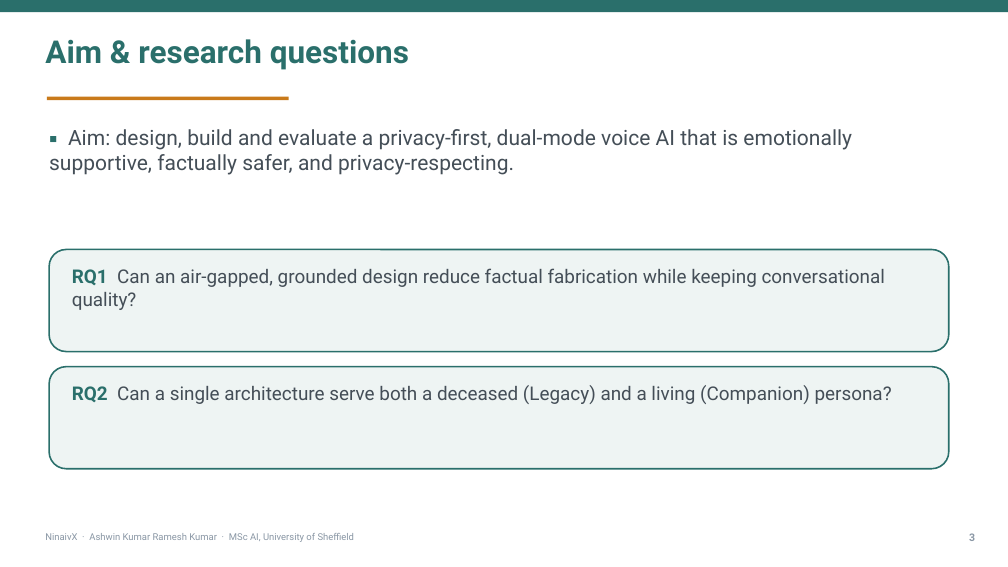
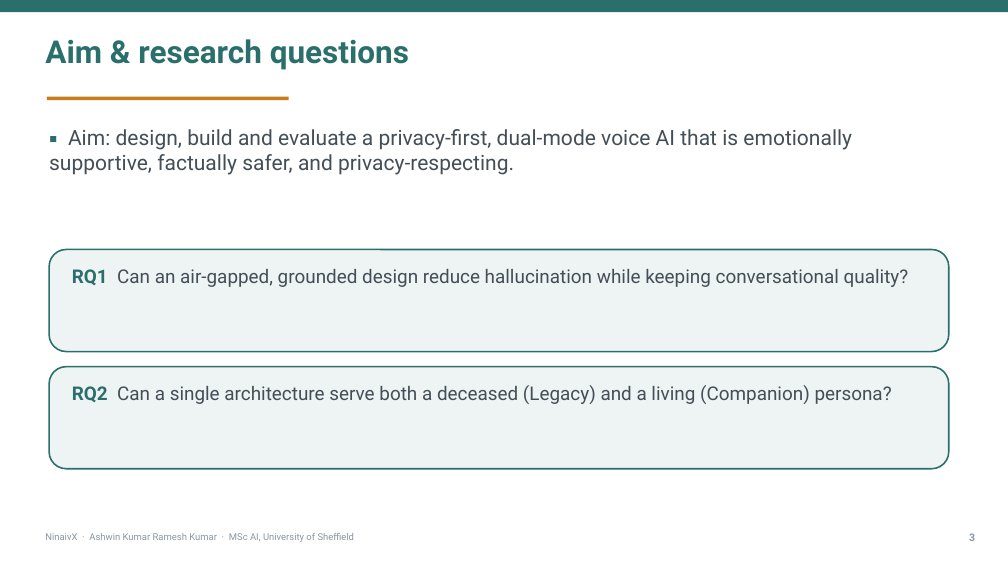
Before and after one commit to HITMAN-AK/NinaivX, a slide deck: slide 4 of backend/docs/report/NinaivX-Presentation-Full.pptx. Drawn at 1008x567 pixels with LibreOffice and Linux fonts; fonts in the diff are those of the drawing. Boxes give left, top, right and bottom in pixels: in the first picture for what was removed or moved away, otherwise in the second. Text is boxed around its words. In the diff, an @@ line names an element or a change of style, - is before the commit and + after.

```diff
--- a/backend/docs/report/NinaivX-Presentation-Full.pptx
+++ b/backend/docs/report/NinaivX-Presentation-Full.pptx
@@ text at [72, 269, 909, 287]: text changed @@
-RQ1 Can an air-gapped, grounded design reduce factual fabrication while keeping conversational quality?
+RQ1 Can an air-gapped, grounded design reduce hallucination while keeping conversational quality?
```
Also in this commit, not shown: 5 other slides changed, 5 other files.
